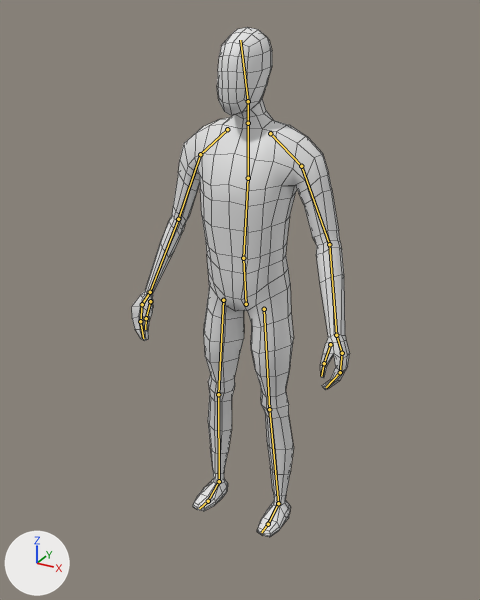
What one commit did to the Blender file By-Community/Brackeys - RPG Tutorial/Assets/Raws/Character.blend.
One viewpoint serves both versions: a 50 mm camera at (1.053, -1.955, 1.927) aimed at (-0.024, 0.002, 0.949). The axes (+X, +Y, +Z) are drawn at lower left. The lights are the same throughout. The bones that bend it are drawn over the model as lines. Mesh edges are drawn as thin lines.
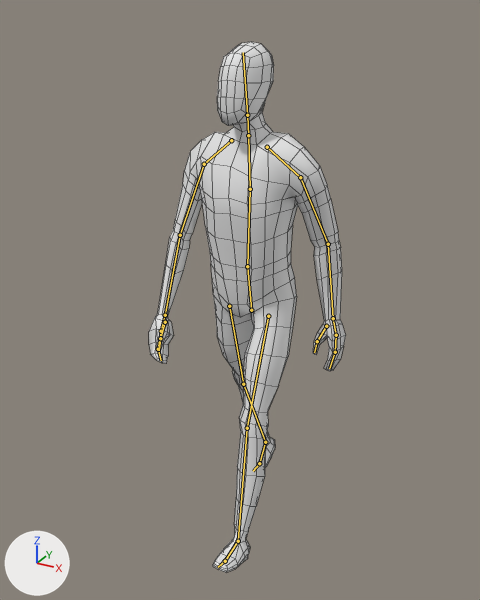
The newer file adds an action. The first version stands in its rest pose; the second is drawn at frame 1 of the action 'Walk'.

Boxes [x1, y1, x2, y2] around the edits, measured in the pictures (480 x 600 px):
'Cube', posed (10% narrower)
    before: [132, 27, 350, 537]
    after: [149, 42, 346, 573]
bone 'Hips', root to tip
    before: (246, 304) to (243, 258)
    after: (251, 310) to (247, 266)
bone 'Spine', root to tip
    before: (243, 258) to (248, 178)
    after: (247, 266) to (250, 189)
bone 'Chest', root to tip
    before: (248, 178) to (248, 123)
    after: (250, 189) to (248, 135)
bone 'Neck', root to tip
    before: (248, 123) to (248, 101)
    after: (248, 135) to (247, 115)
bone 'Head', root to tip
    before: (248, 101) to (240, 40)
    after: (247, 115) to (243, 52)
bone 'Shoulder.L', root to tip
    before: (270, 133) to (301, 166)
    after: (267, 147) to (300, 177)
bone 'Upper Arm.L', root to tip
    before: (301, 166) to (329, 244)
    after: (300, 177) to (328, 244)
bone 'Lower Arm.L', root to tip
    before: (329, 244) to (336, 335)
    after: (328, 244) to (333, 318)
bone 'Hand.L', root to tip
    before: (336, 335) to (342, 353)
    after: (333, 318) to (336, 335)
bone 'Fingers01.L', root to tip
    before: (342, 353) to (340, 372)
    after: (336, 335) to (335, 352)
bone 'Fingers02.L', root to tip
    before: (340, 372) to (326, 387)
    after: (335, 352) to (329, 368)
bone 'Thumb01.L', root to tip
    before: (330, 344) to (324, 363)
    after: (326, 326) to (317, 341)
bone 'Shoulder.R', root to tip
    before: (227, 129) to (200, 154)
    after: (231, 140) to (204, 164)
bone 'Upper Arm.R', root to tip
    before: (200, 154) to (178, 219)
    after: (204, 164) to (180, 235)
bone 'Lower Arm.R', root to tip
    before: (178, 219) to (150, 292)
    after: (180, 235) to (165, 315)
bone 'Hand.R', root to tip
    before: (150, 292) to (142, 304)
    after: (165, 315) to (161, 331)
bone 'Fingers01.R', root to tip
    before: (142, 304) to (140, 321)
    after: (161, 331) to (158, 349)
bone 'Fingers02.R', root to tip
    before: (140, 321) to (143, 338)
    after: (158, 349) to (161, 360)
bone 'Thumb01.R', root to tip
    before: (150, 301) to (146, 318)
    after: (165, 322) to (160, 338)
bone 'Thumb02.R', root to tip
    before: (146, 318) to (145, 329)
    after: (160, 338) to (159, 350)
bone 'Toes.R', root to tip
    before: (208, 501) to (199, 508)
    after: (259, 463) to (253, 471)

Diff of the bpy script that builds the scene:
```diff
--- a/By-Community/Brackeys - RPG Tutorial/Assets/Raws/Character.blend.py
+++ b/By-Community/Brackeys - RPG Tutorial/Assets/Raws/Character.blend.py
@@ bone_hips @@
 bone_hips = bpy.data.objects['Armature'].pose.bones['Hips']
-bone_hips.location = (0.0, 0.0, 0.0)
-bone_hips.rotation_quaternion = (1.0, 0.0, 0.0, 0.0)  # degrees (0, 0, 0)
+bone_hips.location = (0.0, -0.046, -0.039)
+bone_hips.rotation_quaternion = (0.999, 0.029, -0.018, 0.002)  # degrees (3, -2, 0)
@@ bone_spine @@
 bone_spine = bpy.data.objects['Armature'].pose.bones['Spine']  # child of 'Hips'
-bone_spine.rotation_quaternion = (1.0, 0.0, 0.0, 0.0)  # degrees (0, 0, 0)
+bone_spine.rotation_quaternion = (1.0, 0.0, 0.018, 0.001)  # degrees (0, 2, 0)
@@ bone_chest @@
 bone_chest = bpy.data.objects['Armature'].pose.bones['Chest']  # child of 'Spine'
-bone_chest.rotation_quaternion = (1.0, 0.0, 0.0, 0.0)  # degrees (0, 0, 0)
+bone_chest.rotation_quaternion = (0.992, -0.002, -0.127, 0.005)  # degrees (0, -15, 1)
@@ bone_neck @@
 bone_neck = bpy.data.objects['Armature'].pose.bones['Neck']  # child of 'Chest'
-bone_neck.rotation_quaternion = (1.0, 0.0, 0.0, 0.0)  # degrees (0, 0, 0)
+bone_neck.rotation_quaternion = (0.996, 0.0, 0.089, -0.008)  # degrees (0, 10, -1)
@@ bone_head @@
 bone_head = bpy.data.objects['Armature'].pose.bones['Head']  # child of 'Neck'
-bone_head.rotation_quaternion = (1.0, 0.0, 0.0, 0.0)  # degrees (0, 0, 0)
+bone_head.rotation_quaternion = (0.996, -0.086, 0.0, 0.0)  # degrees (-10, 0, 0)
@@ bone_shoulder_l @@
 bone_shoulder_l = bpy.data.objects['Armature'].pose.bones['Shoulder.L']  # child of 'Chest'
-bone_shoulder_l.rotation_quaternion = (1.0, 0.0, 0.0, 0.0)  # degrees (0, 0, 0)
+bone_shoulder_l.rotation_quaternion = (0.985, -0.114, 0.13, -0.015)  # degrees (-14, 15, -4)
@@ bone_upper_arm_l @@
 bone_upper_arm_l = bpy.data.objects['Armature'].pose.bones['Upper Arm.L']  # child of 'Shoulder.L'
-bone_upper_arm_l.rotation_quaternion = (1.0, 0.0, 0.0, 0.0)  # degrees (0, 0, 0)
+bone_upper_arm_l.rotation_quaternion = (0.995, 0.003, 0.008, -0.102)  # degrees (0, 1, -12)
@@ bone_lower_arm_l @@
 bone_lower_arm_l = bpy.data.objects['Armature'].pose.bones['Lower Arm.L']  # child of 'Upper Arm.L'
-bone_lower_arm_l.rotation_quaternion = (1.0, 0.0, 0.0, 0.0)  # degrees (0, 0, 0)
+bone_lower_arm_l.rotation_quaternion = (1.0, -0.03, 0.001, -0.001)  # degrees (-3, 0, 0)
@@ bone_hand_l @@
 bone_hand_l = bpy.data.objects['Armature'].pose.bones['Hand.L']  # child of 'Lower Arm.L'
-bone_hand_l.rotation_quaternion = (1.0, 0.0, 0.0, 0.0)  # degrees (0, 0, 0)
+bone_hand_l.rotation_quaternion = (0.986, 0.137, -0.029, 0.093)  # degrees (15, -5, 10)
@@ bone_fingers01_l @@
 bone_fingers01_l = bpy.data.objects['Armature'].pose.bones['Fingers01.L']  # child of 'Hand.L'
-bone_fingers01_l.rotation_quaternion = (1.0, 0.0, 0.0, 0.0)  # degrees (0, 0, 0)
+bone_fingers01_l.rotation_quaternion = (0.999, 0.0, 0.007, 0.05)  # degrees (0, 1, 6)
@@ bone_fingers02_l @@
 bone_fingers02_l = bpy.data.objects['Armature'].pose.bones['Fingers02.L']  # child of 'Fingers01.L'
-bone_fingers02_l.rotation_quaternion = (1.0, 0.0, 0.0, 0.0)  # degrees (0, 0, 0)
+bone_fingers02_l.rotation_quaternion = (0.975, 0.011, 0.079, 0.206)  # degrees (3, 9, 24)
@@ bone_thumb01_l @@
 bone_thumb01_l = bpy.data.objects['Armature'].pose.bones['Thumb01.L']  # child of 'Hand.L'
-bone_thumb01_l.rotation_quaternion = (1.0, 0.0, 0.0, 0.0)  # degrees (0, 0, 0)
+bone_thumb01_l.rotation_quaternion = (0.993, 0.116, 0.016, -0.011)  # degrees (13, 2, -1)
@@ bone_shoulder_r @@
 bone_shoulder_r = bpy.data.objects['Armature'].pose.bones['Shoulder.R']  # child of 'Chest'
-bone_shoulder_r.rotation_quaternion = (1.0, 0.0, 0.0, 0.0)  # degrees (0, 0, 0)
+bone_shoulder_r.rotation_quaternion = (0.982, 0.123, 0.143, 0.005)  # degrees (15, 16, 3)
@@ bone_upper_arm_r @@
 bone_upper_arm_r = bpy.data.objects['Armature'].pose.bones['Upper Arm.R']  # child of 'Shoulder.R'
-bone_upper_arm_r.rotation_quaternion = (1.0, 0.0, 0.0, 0.0)  # degrees (0, 0, 0)
+bone_upper_arm_r.rotation_quaternion = (0.994, 0.003, -0.008, 0.11)  # degrees (0, -1, 13)
@@ bone_lower_arm_r @@
 bone_lower_arm_r = bpy.data.objects['Armature'].pose.bones['Lower Arm.R']  # child of 'Upper Arm.R'
-bone_lower_arm_r.rotation_quaternion = (1.0, 0.0, 0.0, 0.0)  # degrees (0, 0, 0)
+bone_lower_arm_r.rotation_quaternion = (0.988, -0.142, 0.013, 0.053)  # degrees (-16, 2, 6)
@@ bone_hand_r @@
 bone_hand_r = bpy.data.objects['Armature'].pose.bones['Hand.R']  # child of 'Lower Arm.R'
-bone_hand_r.rotation_quaternion = (1.0, 0.0, 0.0, 0.0)  # degrees (0, 0, 0)
+bone_hand_r.rotation_quaternion = (0.986, 0.058, 0.085, 0.135)  # degrees (8, 9, 16)
@@ bone_fingers01_r @@
 bone_fingers01_r = bpy.data.objects['Armature'].pose.bones['Fingers01.R']  # child of 'Hand.R'
-bone_fingers01_r.rotation_quaternion = (1.0, 0.0, 0.0, 0.0)  # degrees (0, 0, 0)
+bone_fingers01_r.rotation_quaternion = (0.971, -0.011, -0.084, -0.225)  # degrees (1, -10, -26)
@@ bone_fingers02_r @@
 bone_fingers02_r = bpy.data.objects['Armature'].pose.bones['Fingers02.R']  # child of 'Fingers01.R'
-bone_fingers02_r.rotation_quaternion = (1.0, 0.0, 0.0, 0.0)  # degrees (0, 0, 0)
+bone_fingers02_r.rotation_quaternion = (0.964, 0.035, 0.14, 0.224)  # degrees (8, 15, 27)
@@ bone_thumb01_r @@
 bone_thumb01_r = bpy.data.objects['Armature'].pose.bones['Thumb01.R']  # child of 'Hand.R'
-bone_thumb01_r.rotation_quaternion = (1.0, 0.0, 0.0, 0.0)  # degrees (0, 0, 0)
+bone_thumb01_r.rotation_quaternion = (0.993, -0.007, -0.081, -0.084)  # degrees (0, -9, -10)
@@ bone_thumb02_r @@
 bone_thumb02_r = bpy.data.objects['Armature'].pose.bones['Thumb02.R']  # child of 'Thumb01.R'
-bone_thumb02_r.rotation_quaternion = (1.0, 0.0, 0.0, 0.0)  # degrees (0, 0, 0)
+bone_thumb02_r.rotation_quaternion = (0.989, -0.008, -0.054, -0.138)  # degrees (0, -6, -16)
@@ bone_toes_r @@
 bone_toes_r = bpy.data.objects['Armature'].pose.bones['Toes.R']  # child of 'Foot.R'
-bone_toes_r.rotation_quaternion = (1.0, 0.0, 0.0, 0.0)  # degrees (0, 0, 0)
+bone_toes_r.rotation_quaternion = (0.98, -0.181, 0.003, -0.083)  # degrees (-21, -1, -9)
@@ bone_leg_ik_l @@
 bone_leg_ik_l = bpy.data.objects['Armature'].pose.bones['Leg IK.L']
-bone_leg_ik_l.location = (0.0, 0.0, 0.0)
-bone_leg_ik_l.rotation_quaternion = (1.0, 0.0, 0.0, 0.0)  # degrees (0, 0, 0)
+bone_leg_ik_l.location = (0.041, -0.27, 0.002)
+bone_leg_ik_l.rotation_quaternion = (0.994, 0.113, 0.0, 0.0)  # degrees (13, 0, 0)
@@ bone_leg_ik_r @@
 bone_leg_ik_r = bpy.data.objects['Armature'].pose.bones['Leg IK.R']
-bone_leg_ik_r.location = (0.0, 0.0, 0.0)
-bone_leg_ik_r.rotation_quaternion = (1.0, 0.0, 0.0, 0.0)  # degrees (0, 0, 0)
+bone_leg_ik_r.location = (-0.06, 0.326, -0.026)
+bone_leg_ik_r.rotation_quaternion = (0.967, -0.257, 0.0, 0.0)  # degrees (-30, 0, 0)
```
